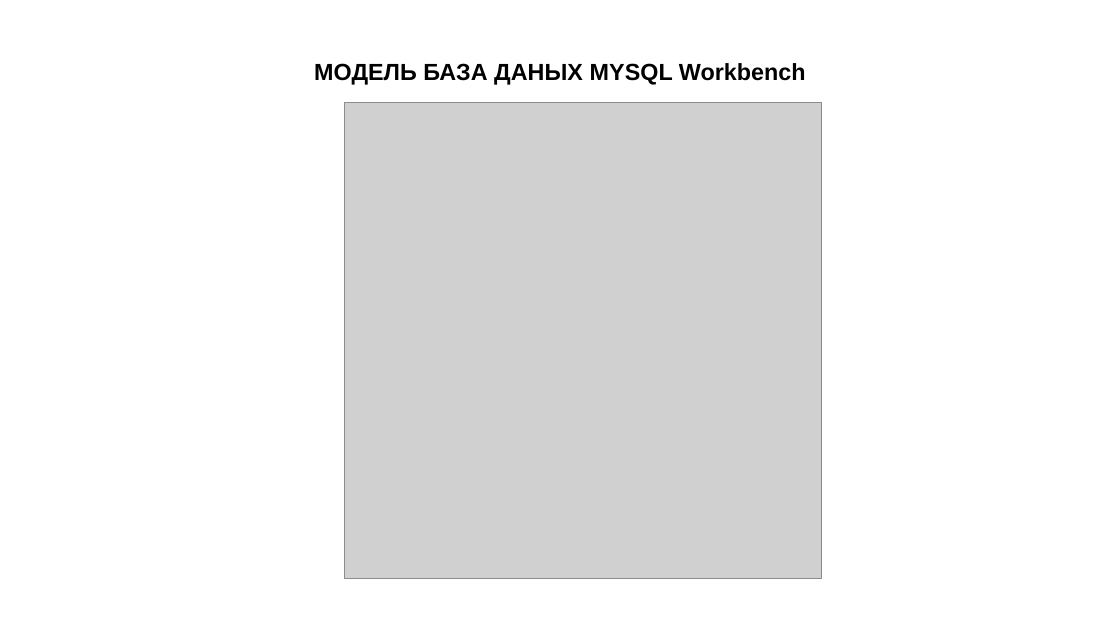
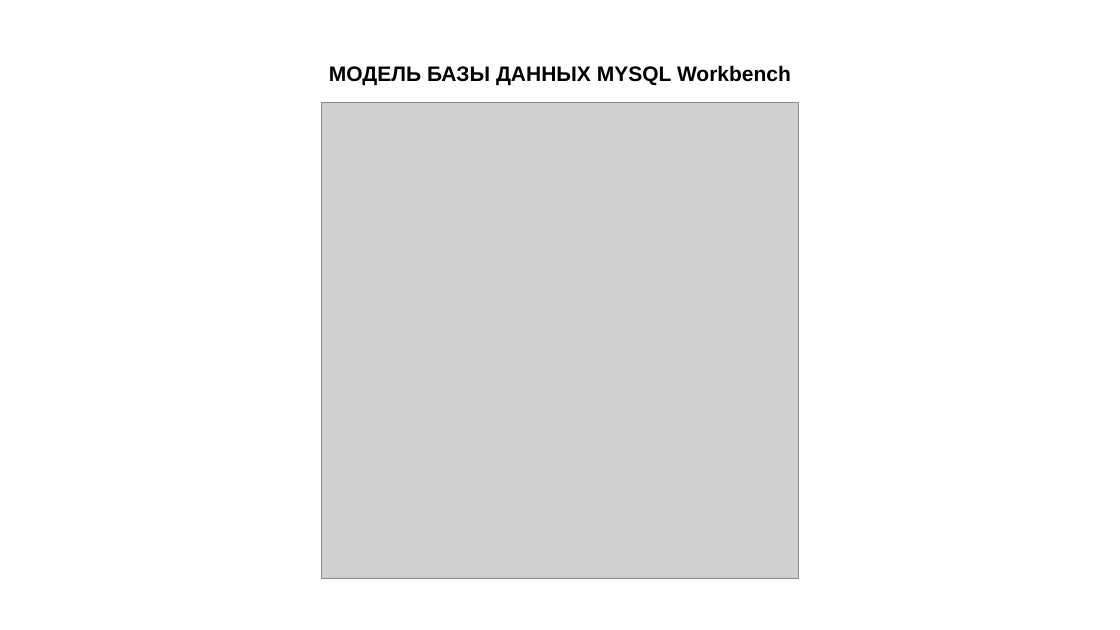
Before and after one commit to Dmitry-Vasilyev/magistr, a slide deck: slide 6 of doc/презентация/Васильев - презентация.pptx (slide 5 before the commit). Drawn at 1120x630 pixels with LibreOffice and Linux fonts; fonts in the diff are those of the drawing; grey boxes stand for pictures. Boxes give left, top, right and bottom in pixels: in the first picture for what was removed or moved away, otherwise in the second. Text is boxed around its words. In the diff, an @@ line names an element or a change of style, - is before the commit and + after.

```diff
--- a/doc/презентация/Васильев - презентация.pptx
+++ b/doc/презентация/Васильев - презентация.pptx
@@ title at bbox=[329, 65, 791, 85]: text changed; size 20 to 18 pt @@
-МОДЕЛЬ БАЗА ДАНЫХ MYSQL Workbench
+МОДЕЛЬ БАЗЫ ДАННЫХ MYSQL Workbench
@@ picture: place and size @@
-picture at bbox=[344, 103, 822, 578]
+picture at bbox=[322, 103, 799, 578]
```
Also in this commit, not shown: 3 other slides changed, 6 slides added, 2 slides removed, 8 other files.
